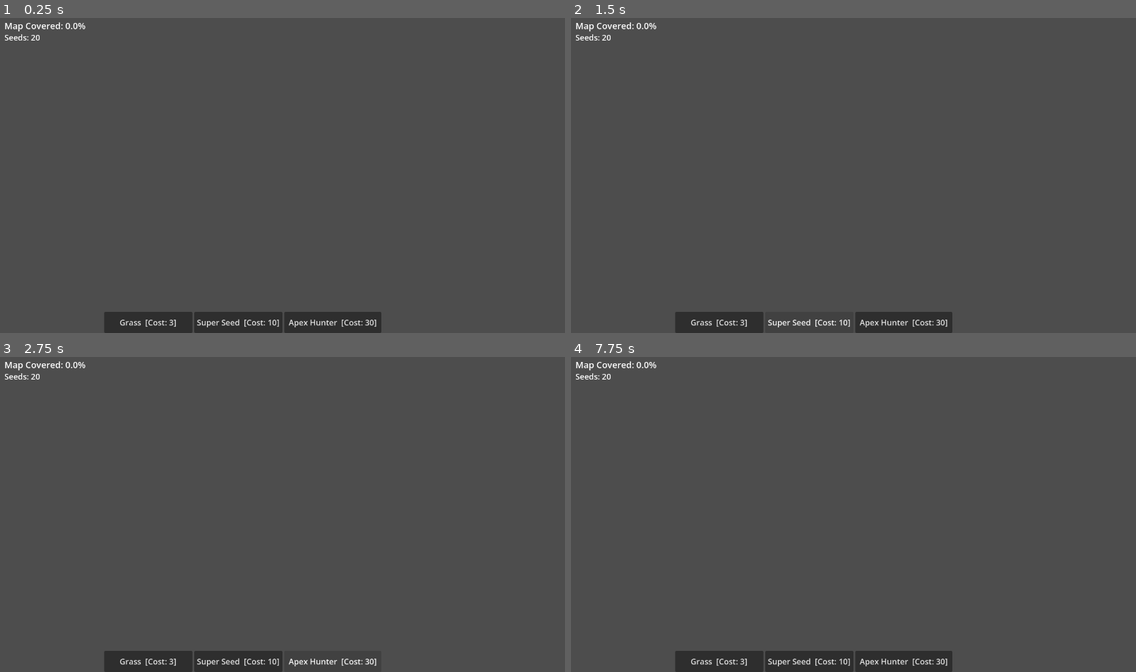
Above: before the commit, frames 1-4 (two rows, left to right).
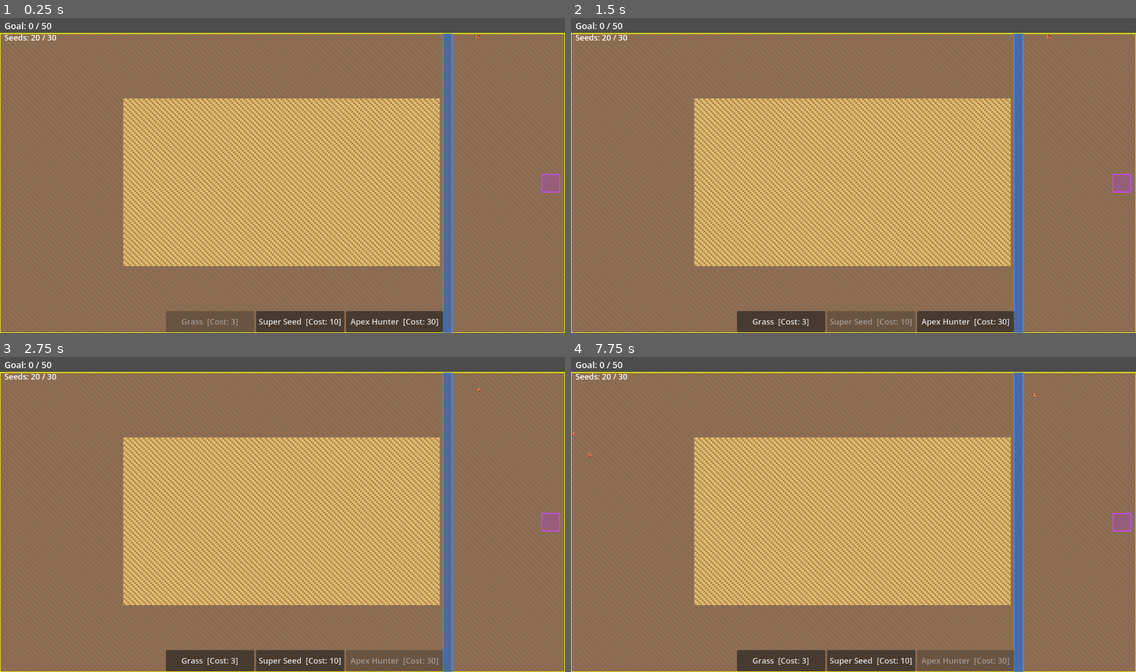
Above: after the commit, the same moments.

Repository: mamo1016/ecosystem-game
Game: Godot game, scene res://world.tscn
The game is run twice, just before and just after one commit, with the same random seed, the same clock (stepped at 60 frames per second) and the same inputs.
Inputs (mouse positions are in pixels of both pictures, inside the frame that each line leads up to):
- Up to frame 1 (0.25 s): no input
- Up to frame 2 (1.5 s): click (717, 323) at 0.5 s, where only the run before the commit has a clickable "Grass [Cost: 3]"; click "Super Seed [Cost: 10]" at 1.25 s
- Up to frame 3 (2.75 s): click "Apex Hunter [Cost: 30]" at 2 s
- Up to frame 4 (7.75 s): click "Grass [Cost: 3]" at 2.75 s; click "Super Seed [Cost: 10]" at 3.5 s; click "Apex Hunter [Cost: 30]" at 4.25 s; click "Grass [Cost: 3]" at 5 s; click "Super Seed [Cost: 10]" at 5.75 s; click "Apex Hunter [Cost: 30]" at 6.5 s; tap Enter at 7.25 s; move the mouse to (977, 498) at 7.27 s; click (977, 498) at 7.42 s

The runs differ from the first frame. In frame 1, 95% of the frame differs, in the area x 0-100%, y 1-100%; in frame 2, 95%; in frame 3, 94%; in frame 4, 95%.
Error before the commit: Parse Error: Cannot infer the type of "d" variable because the value doesn't have a set type. (res://world.gd:590)

Commit message:
Fix type inference errors in herbivore scan/target logic
Co-Authored-By: Claude Sonnet 4.6 <noreply@anthropic.com>

Diff:
--- a/world.gd
+++ b/world.gd
@@ -580,14 +580,15 @@
 				p.scan_cd = SCAN_INTERVAL
 				var best_plant := Vector2i(-1, -1)
 				var best_dist := 9999
-				var sx := max(0, p.pos.x - VISION_RANGE)
-				var sy := max(0, p.pos.y - VISION_RANGE)
-				var ex := min(MAP_WIDTH,  p.pos.x + VISION_RANGE)
-				var ey := min(MAP_HEIGHT, p.pos.y + VISION_RANGE)
+				var ppos: Vector2i = p.pos
+				var sx: int = max(0, ppos.x - VISION_RANGE)
+				var sy: int = max(0, ppos.y - VISION_RANGE)
+				var ex: int = min(MAP_WIDTH,  ppos.x + VISION_RANGE)
+				var ey: int = min(MAP_HEIGHT, ppos.y + VISION_RANGE)
 				for bx in range(sx, ex):
 					for by in range(sy, ey):
 						if _is_plant(grid[bx][by]):
-							var d := abs(bx - p.pos.x) + abs(by - p.pos.y)
+							var d: int = abs(bx - ppos.x) + abs(by - ppos.y)
 							if d < best_dist:
 								best_dist = d
 								best_plant = Vector2i(bx, by)
@@ -597,7 +598,7 @@
 
 			if not moved and p.target != Vector2i(-1, -1):
 				if _is_plant(get_tile(p.target)):
-					var diff := p.target - p.pos
+					var diff: Vector2i = (p.target as Vector2i) - (p.pos as Vector2i)
 					var step: Vector2i = Vector2i(signi(diff.x), 0) if abs(diff.x) >= abs(diff.y) else Vector2i(0, signi(diff.y))
 					if _try_move(p, step):
 						p.facing = step
